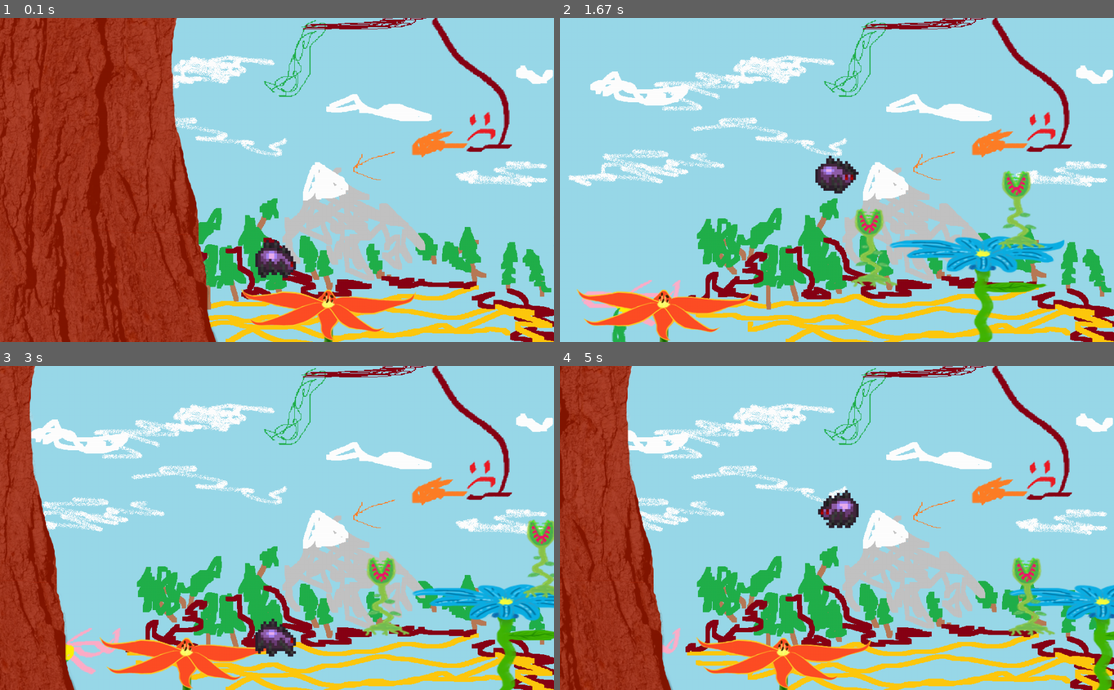
Above: before the commit, frames 1-4 (two rows, left to right).
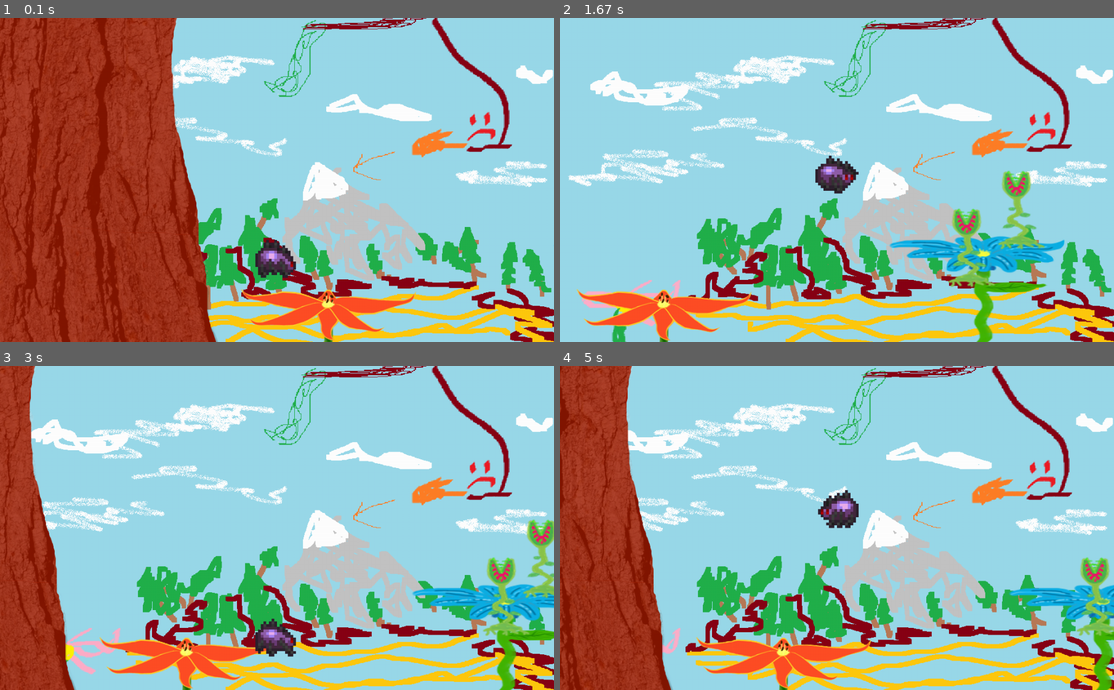
Above: after the commit, the same moments.

Repository: SwampWood/PyGame-shit
Game: pygame game, started from main.py
Two runs of this game, one before a commit and one after it. Both use one fixed random seed, a clock stepped at 60 frames per second and the inputs below.
Inputs:
- Up to frame 1 (0.1 s): no input
- Up to frame 2 (1.67 s): hold D 0.33-0.8 s; hold D 0.83-1.3 s; tap Space at 0.9, 1.2, 1.4 s; hold A from 1.33 s (still down)
- Up to frame 3 (3 s): tap Space at 1.7, 1.97, 2.27, 2.4, 2.7 s; release A at 1.87 s; hold A 1.9-2.3 s; hold D 2.33-2.97 s
- Up to frame 4 (5 s): hold A 3-3.47 s; tap Space at 3.07, 3.37, 3.57, 3.87, 4.07, 4.37, 4.57, 4.87 s; hold D 3.5-3.97 s; hold D 4-4.47 s; hold A from 4.5 s (still down)

The runs differ from the first frame. In frame 2, 1.7% of the frame differs, in the area x 52-79%, y 58-84%; in frame 3, 1.7%, in the area x 65-96%, y 59-84%; in frame 4, 1.7%.

Commit message:
Оса больше не нарушает ваше личное пространство
3 минуты на решение

Diff:
--- a/main.py
+++ b/main.py
@@ -43,6 +43,9 @@
     # сдвинуть объект obj на смещение камеры
     def apply(self, obj):
         obj.rect.x += self.dx
+        if obj.__class__.__name__ == 'Wasp':
+            obj.right_pos += self.dx
+            obj.left_pos += self.dx
 
     # позиционировать камеру на объекте target
     def update(self, target):
